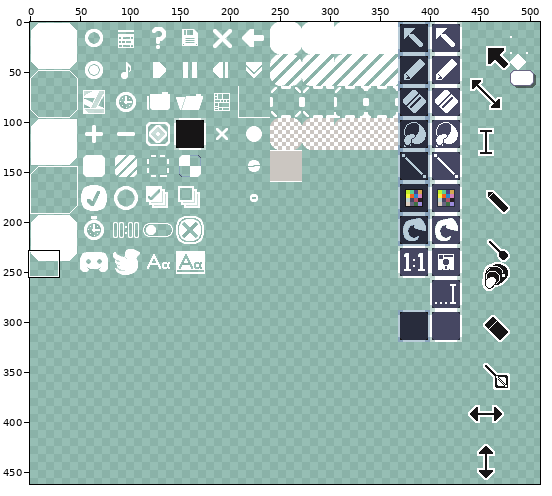
Two versions of one sprite sheet, assets/gui.png. The picture above shows the old version from afar; the outline marks the close-up.
Close-up. Earlier state:
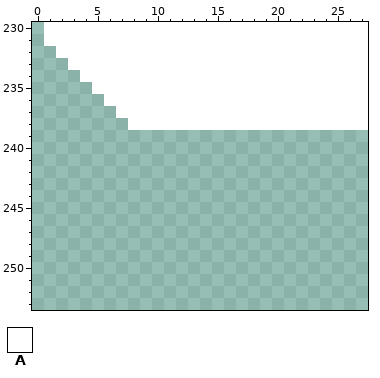
The file is 512x512 pixels. Colours within 5 levels of each other are drawn and written as one. Shown: x 0..27, y 230..253. The wide view leaves out empty margins.
Palette (. is transparent): A #ffffff
Pixels before, first column x 1:
230 AAAAAAAAAAAAAAAAAAAAAAAAAAA
231 AAAAAAAAAAAAAAAAAAAAAAAAAAA
232 .AAAAAAAAAAAAAAAAAAAAAAAAAA
233 ..AAAAAAAAAAAAAAAAAAAAAAAAA
234 ...AAAAAAAAAAAAAAAAAAAAAAAA
235 ....AAAAAAAAAAAAAAAAAAAAAAA
236 .....AAAAAAAAAAAAAAAAAAAAAA
237 ......AAAAAAAAAAAAAAAAAAAAA
238 .......AAAAAAAAAAAAAAAAAAAA
New version:
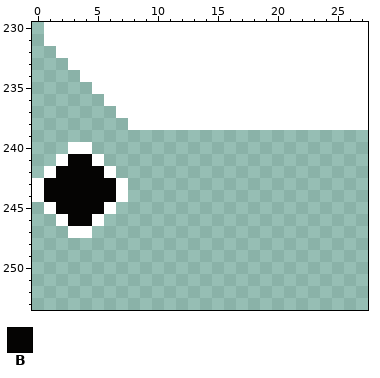
Colours new in this view: B #050403
The edit:
There is now colour A in row 240 at x 3 to 4; in row 241 at x 2 and 5; in row 242 at x 1 and 6; in rows 243 to 244 at x 0 and 7; in row 245 at x 1 and 6; in row 246 at x 2 and 5.
There is now colour A in row 247 at x 3 to 4.
There is now colour B in row 241 at x 3 to 4; in row 242 at x 2 to 5; in rows 243 to 244 at x 1 to 6; in row 245 at x 2 to 5; in row 246 at x 3 to 4.
